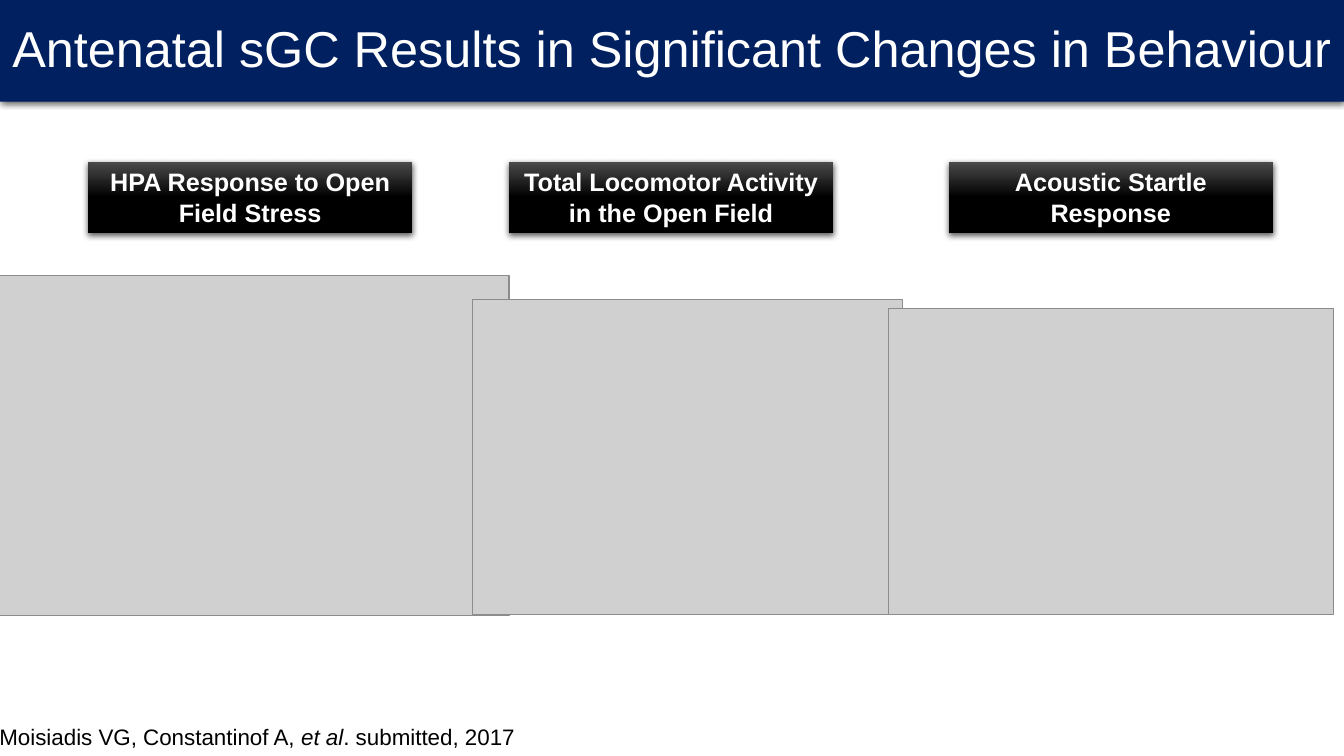
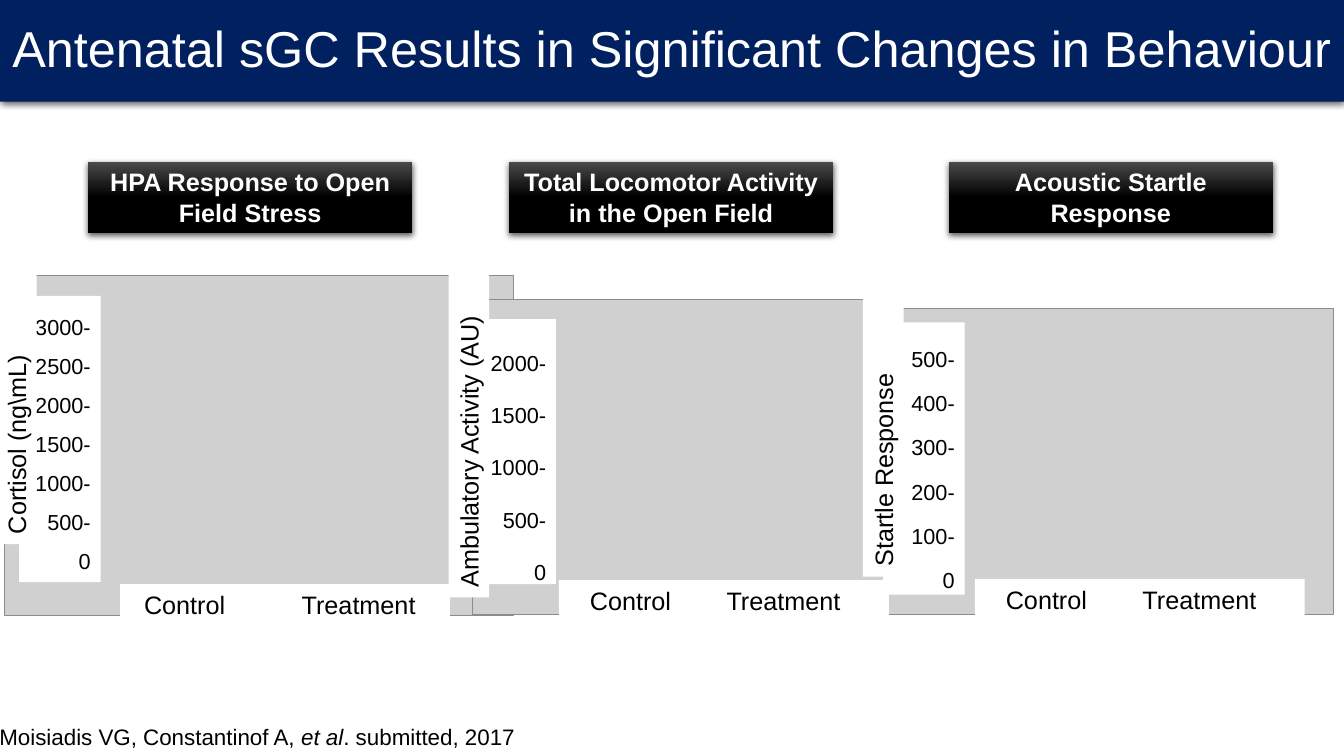
Before and after one commit to consta35/SB, a slide deck: slide 5 of Capstone_Presentation.pptx. Drawn at 1344x756 pixels with LibreOffice and Linux fonts; fonts in the diff are those of the drawing; grey boxes stand for pictures; background and template pictures are left out. Boxes give left, top, right and bottom in pixels: in the first picture for what was removed or moved away, otherwise in the second. Text is boxed around its words. In the diff, an @@ line names an element or a change of style, - is before the commit and + after.

Commit message:
Changes

```diff
--- a/Capstone_Presentation.pptx
+++ b/Capstone_Presentation.pptx
@@ rectangle added at (864, 208, 904, 576), fill #FFFFFF, 18 pt, text #000000 @@
+Startle Response
@@ rectangle added at (0, 232, 37, 544), fill #FFFFFF, 18 pt, text #000000 @@
+Cortisol (ng\mL)
@@ rectangle added at (449, 229, 490, 597), fill #FFFFFF, 18 pt, text #000000 @@
+Ambulatory Activity (AU)
@@ picture: place and size @@
-picture at (0, 275, 509, 615)
+picture at (4, 275, 513, 615)
@@ rectangle added at (19, 296, 101, 583), fill #FFFFFF, 15.5 pt, text #000000 @@
+3000-
+2500-
+2000-
+1500-
+1000-
+500-
+0
@@ rectangle added at (475, 320, 557, 585), fill #FFFFFF, 15.5 pt, text #000000 @@
+2000-
+1500-
+1000-
+500-
+0
@@ rectangle added at (883, 323, 965, 595), fill #FFFFFF, 15.5 pt, text #000000 @@
+500-
+400-
+300-
+200-
+100-
+0
@@ rectangle added at (120, 584, 450, 624), fill #FFFFFF, 18 pt, text #000000 @@
+Control Treatment
@@ rectangle added at (560, 581, 889, 621), fill #FFFFFF, 18 pt, text #000000 @@
+Control Treatment
@@ rectangle added at (975, 579, 1305, 619), fill #FFFFFF, 18 pt, text #000000 @@
+Control Treatment
```
